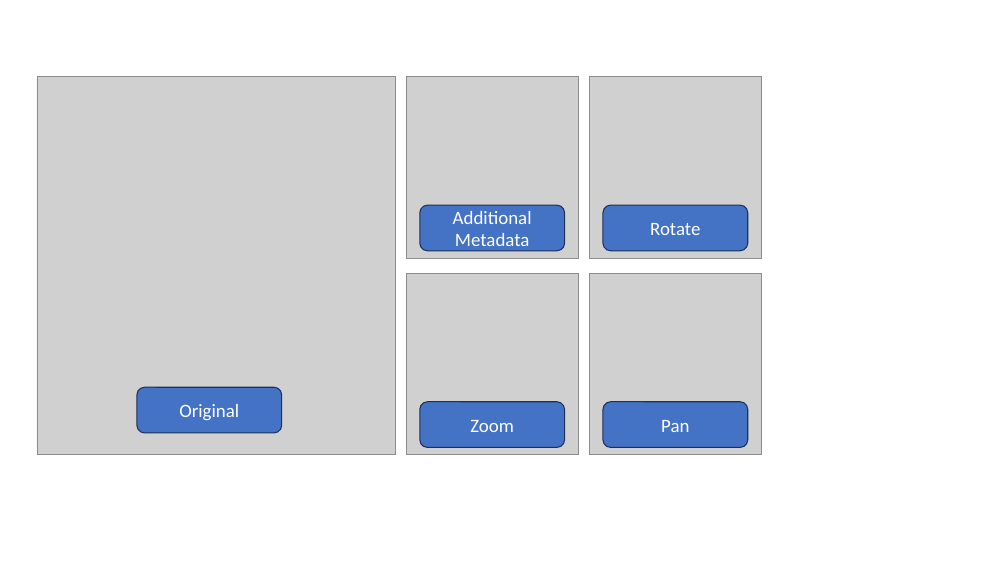
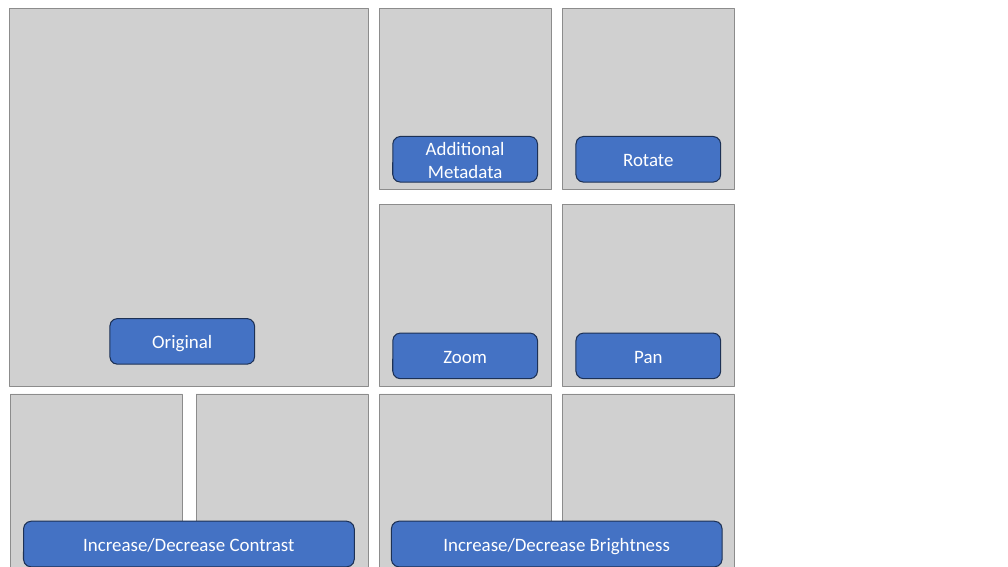
Before and after one commit to jeremymatt/image_sorter, a slide deck: slide 1 of figures.pptx. Drawn at 1008x567 pixels with LibreOffice and Linux fonts; fonts in the diff are those of the drawing; grey boxes stand for pictures. Boxes give left, top, right and bottom in pixels: in the first picture for what was removed or moved away, otherwise in the second. Text is boxed around its words. In the diff, an @@ line names an element or a change of style, - is before the commit and + after.

Commit message:
update figs

```diff
--- a/figures.pptx
+++ b/figures.pptx
@@ 5 pictures, 5 rounded rectangles: place and size @@
-5 pictures, 5 rounded rectangles at <box>37,77,761,455</box>
+5 pictures, 5 rounded rectangles at <box>10,8,734,386</box>
@@ picture added at <box>11,394,182,567</box> @@
@@ picture added at <box>196,394,368,567</box> @@
@@ picture added at <box>380,394,551,567</box> @@
@@ picture added at <box>563,394,734,567</box> @@
@@ rounded rectangle added at <box>23,522,354,567</box>, fill #4472C4, outline #1E3256 1 pt, 18 pt, text #FFFFFF @@
+Increase/Decrease Contrast
@@ rounded rectangle added at <box>392,522,722,567</box>, fill #4472C4, outline #1E3256 1 pt, 18 pt, text #FFFFFF @@
+Increase/Decrease Brightness
```
